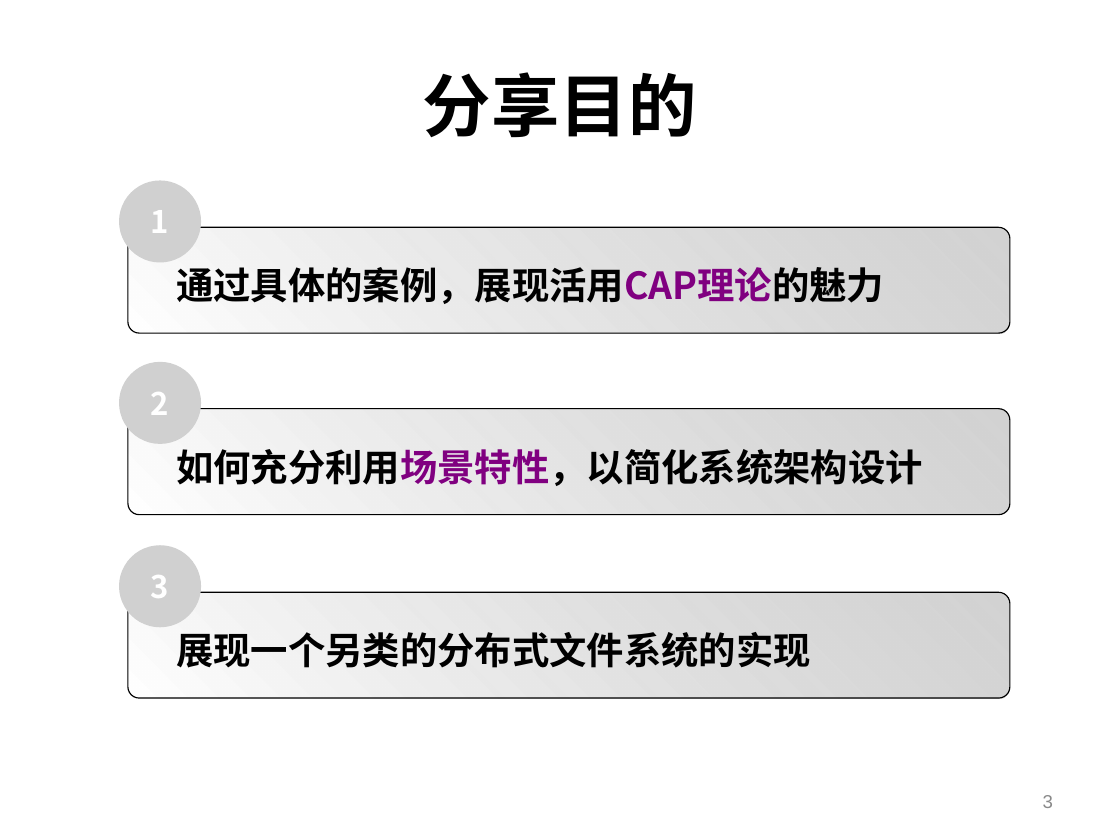
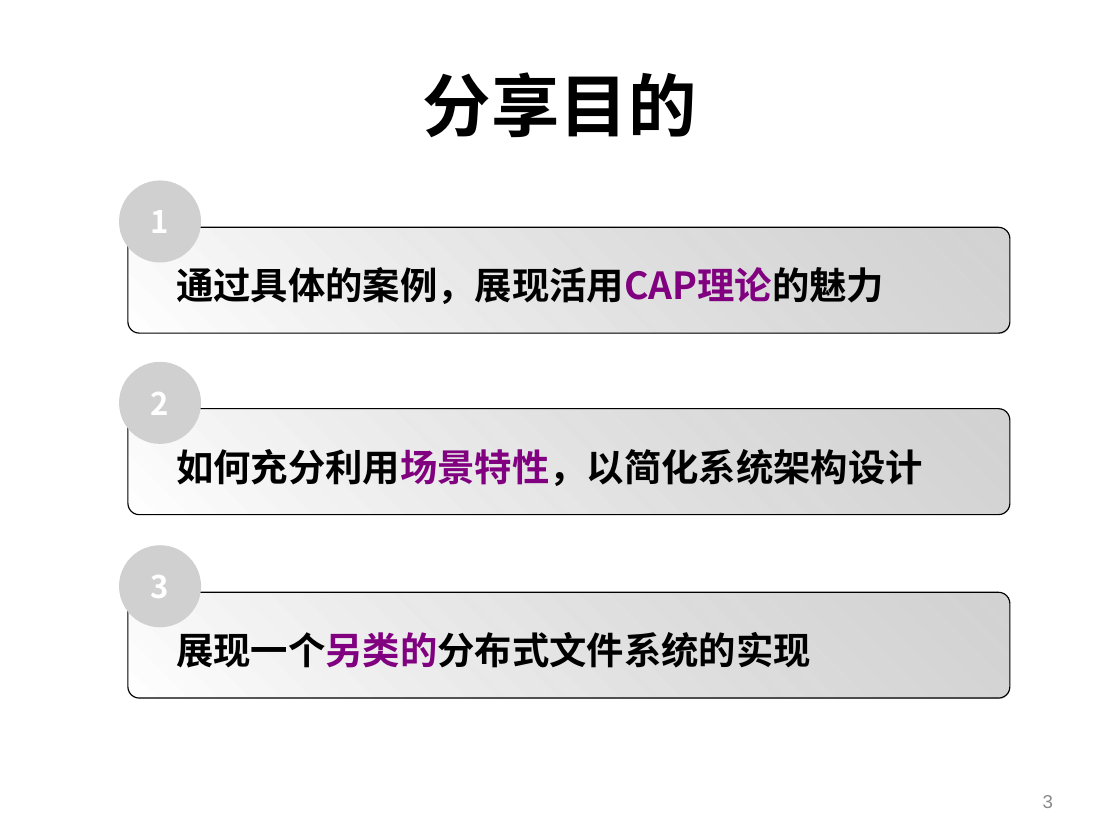
Before and after one commit to shtzr840329/mooon, a slide deck: slide 3 of applications/lightfs/doc/portableDFS-可便携的分布式文件系统.ppt. Drawn at 1120x840 pixels with LibreOffice and Linux fonts; fonts in the diff are those of the drawing; grey boxes stand for pictures; background and template pictures are left out. Boxes give left, top, right and bottom in pixels: in the first picture for what was removed or moved away, otherwise in the second. Text is boxed around its words. In the diff, an @@ line names an element or a change of style, - is before the commit and + after.

```diff
--- a/applications/lightfs/doc/portableDFS-可便携的分布式文件系统.ppt
+++ b/applications/lightfs/doc/portableDFS-可便携的分布式文件系统.ppt
@@ rounded rectangle "展现一个另类的分布式文件系统的实现" at (128,592,1009,698): text colour #000000 to #800080 in "展现一个另类的分布式文件系统的实现" @@
```
Also in this commit, not shown: 5 other slides changed, 3 slides added, 1 slide removed.
